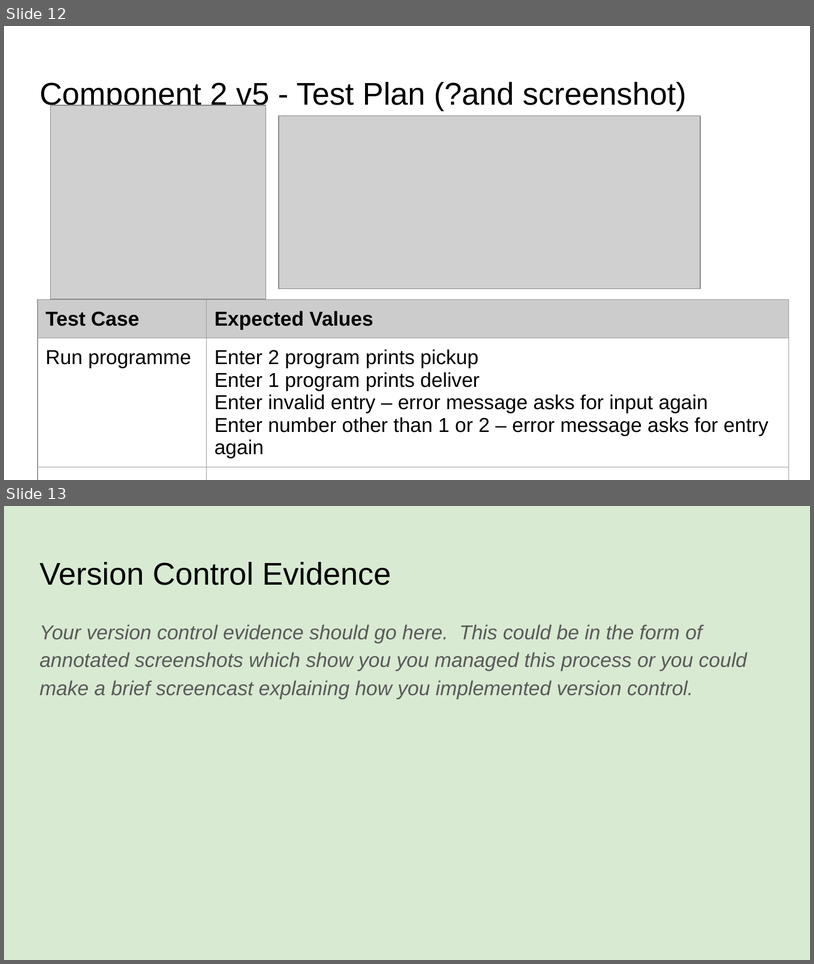
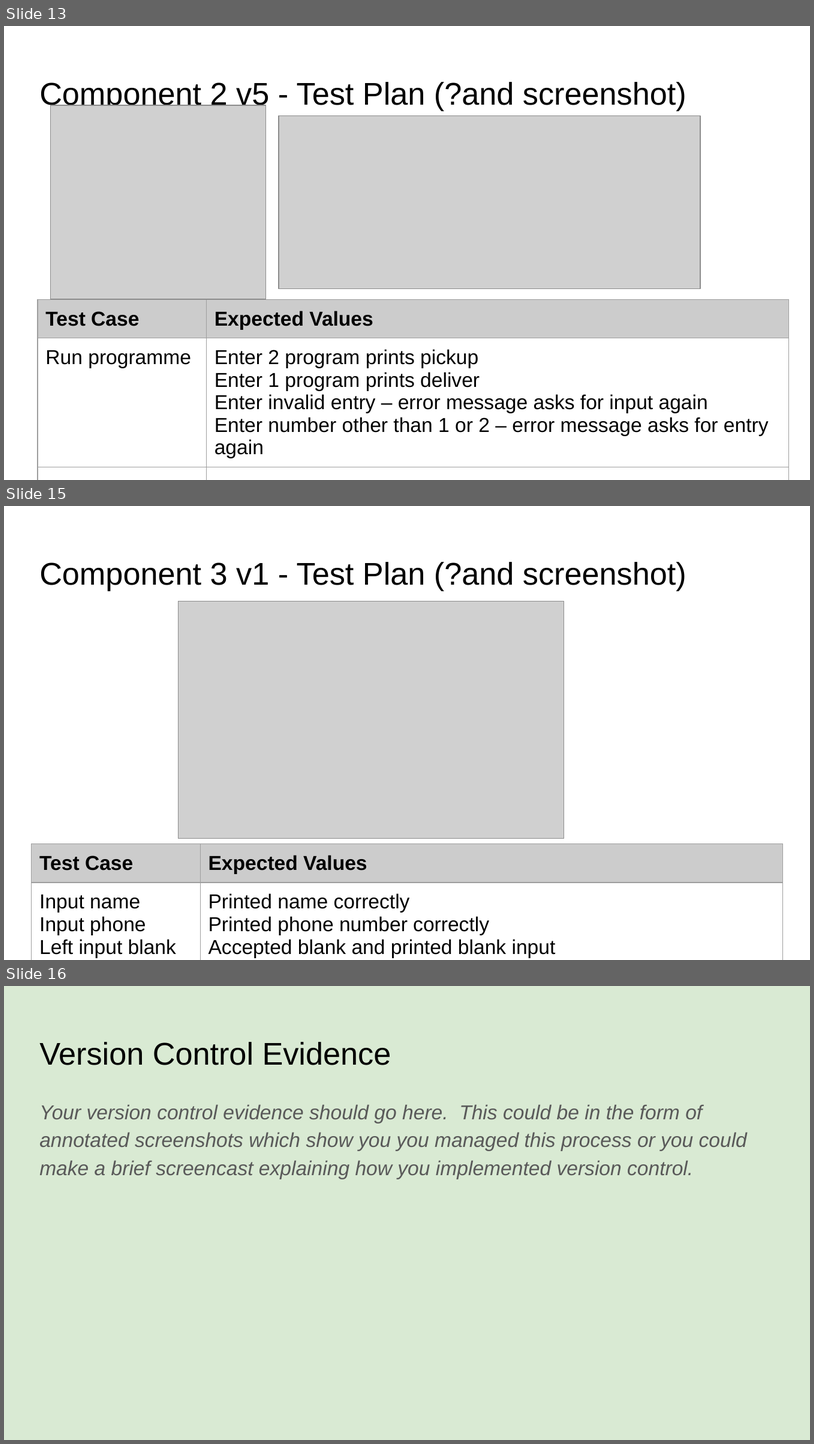
Before and after one commit to Joemamasahbsdh/pizza.bot, a slide deck: 022_91893+_+91897+Documentation.pptx. Shown one above the other, each under a label of ours: slides 12 and 13 before the commit, slides 13, 15 and 16 after it; the slides between them are not shown. The pictures are 814x964 and 814x1444 pixels, drawn with LibreOffice and Linux fonts; fonts in the diff are those of the drawing; grey boxes stand for pictures. Boxes give left, top, right and bottom in pixels: in the first picture for what was removed or moved away, otherwise in the second. Text is boxed around its words. In the diff, an @@ line names an element or a change of style, - is before the commit and + after.

Commit message:
Created version 1 of pickup function
Basic instructions and input for name and phone number

```diff
--- a/022_91893+_+91897+Documentation.pptx
+++ b/022_91893+_+91897+Documentation.pptx
@@ slide 15 added at (x1=4, y1=506, x2=810, y2=960), background #FFFFFF @@
@@ title added at (x1=39, y1=562, x2=687, y2=591), 28 pt, text #000000 @@
+Component 3 v1 - Test Plan (?and screenshot)
@@ picture added at (x1=178, y1=601, x2=564, y2=838) @@
@@ table added at (x1=32, y1=843, x2=782, y2=960), 2 rows, 2 columns @@
+Test Case | Expected Values
+Input name / Input phone / Left input blank | Printed name correctly / Printed phone number correctly / Accepted blank and printed blank input
@@ what was slide 12 is now slide 13 @@
@@ what was slide 13 is now slide 16 @@
```
Also in this commit, not shown: 1 slide changed, 2 other slides added, 1 other file.
